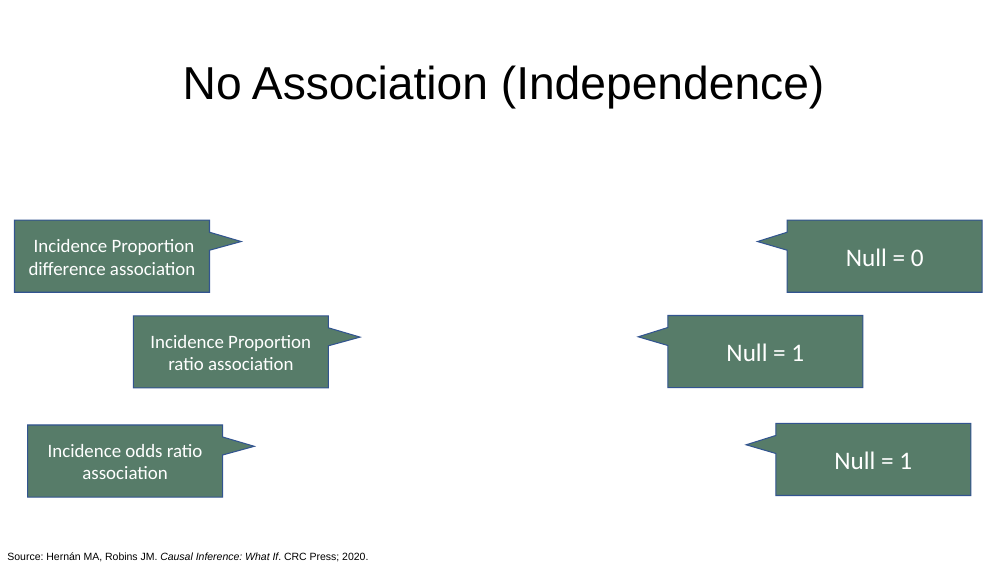
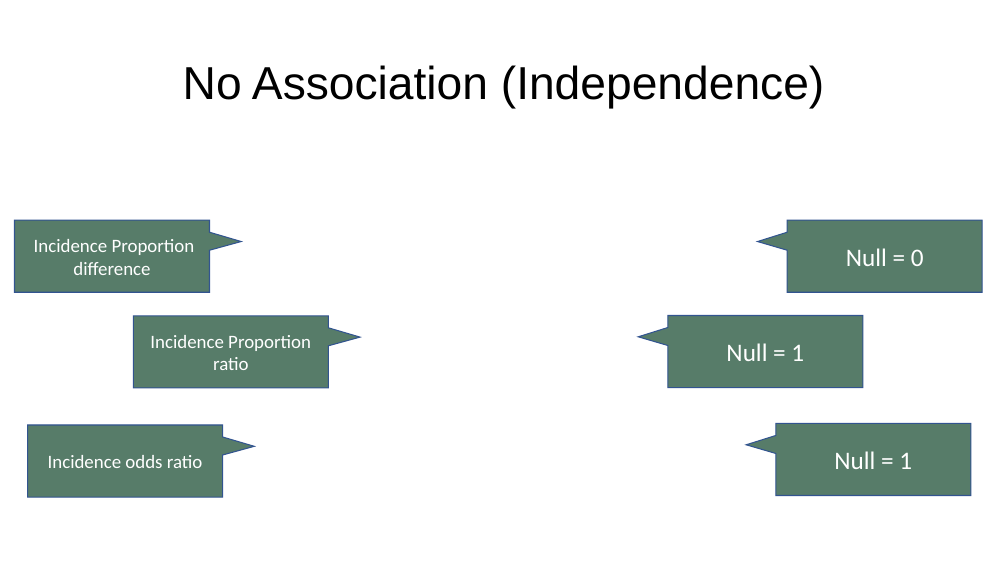
Before and after one commit to brad-cannell/r4epi, a slide deck: slide 7 of img/10_part_intro_epi/05_measures_of_association/measures_of_assocaition.pptx (slide 8 before the commit). Drawn at 1008x567 pixels with LibreOffice and Linux fonts; fonts in the diff are those of the drawing; grey boxes stand for pictures. Boxes give left, top, right and bottom in pixels: in the first picture for what was removed or moved away, otherwise in the second. Text is boxed around its words. In the diff, an @@ line names an element or a change of style, - is before the commit and + after.

```diff
--- a/img/10_part_intro_epi/05_measures_of_association/measures_of_assocaition.pptx
+++ b/img/10_part_intro_epi/05_measures_of_association/measures_of_assocaition.pptx
@@ text in speech box at [34,239,195,275]: text changed @@
-Incidence Proportion difference association
+Incidence Proportion difference
@@ text in speech box at [150,335,311,370]: text changed @@
-Incidence Proportion ratio association
+Incidence Proportion ratio
@@ text in speech box at [48,455,203,468]: text changed @@
-Incidence odds ratio association
+Incidence odds ratio
@@ text removed at [7,552,368,562] @@
-Source: Hernán MA, Robins JM. Causal Inference: What If. CRC Press; 2020.
```
Also in this commit, not shown: 7 slides removed, 33 other files.
